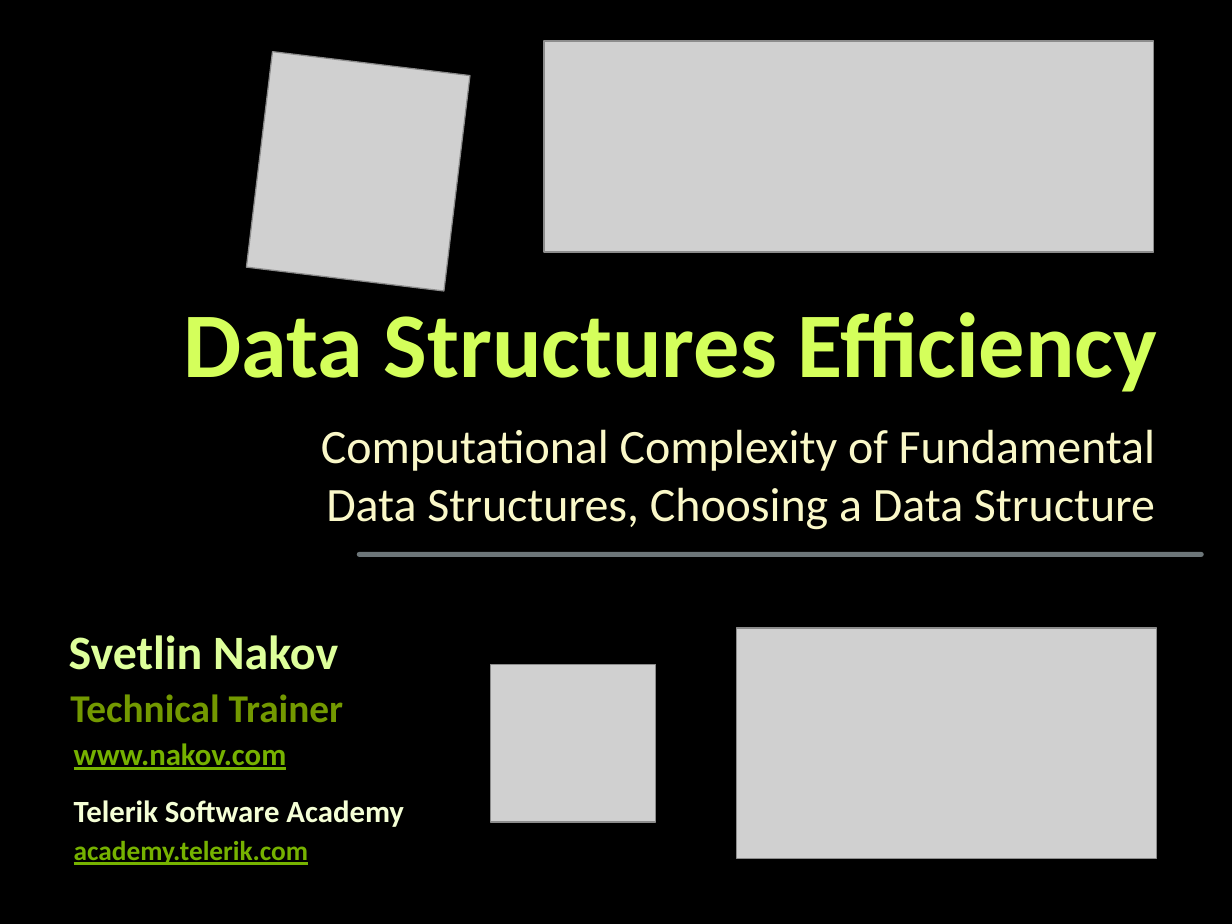
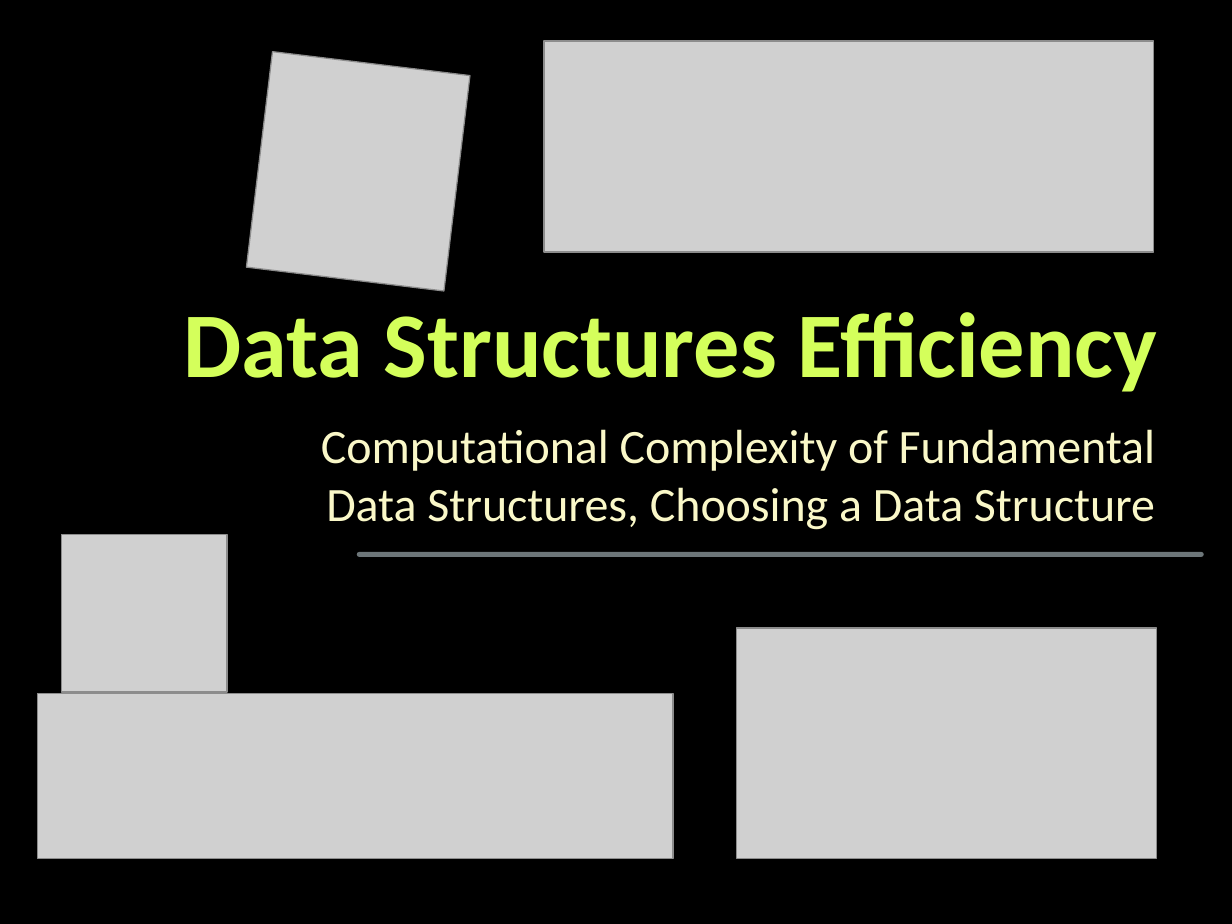
Before and after one commit to martin-nikolov/Telerik-Academy, a slide deck: slide 1 of Programming with C#/5. C# Data Structures and Algorithms/06. Data Structures Efficiency/Data-Structures-Efficiency.pptx. Drawn at 1232x924 pixels with LibreOffice and Linux fonts; fonts in the diff are those of the drawing; grey boxes stand for pictures; background and template pictures are left out. Boxes give left, top, right and bottom in pixels: in the first picture for what was removed or moved away, otherwise in the second. Text is boxed around its words. In the diff, an @@ line names an element or a change of style, - is before the commit and + after.

```diff
--- a/Programming with C#/5. C# Data Structures and Algorithms/06. Data Structures Efficiency/Data-Structures-Efficiency.pptx
+++ b/Programming with C#/5. C# Data Structures and Algorithms/06. Data Structures Efficiency/Data-Structures-Efficiency.pptx
@@ picture: place and size @@
-picture at box(490, 664, 655, 822)
+picture at box(62, 535, 227, 692)
@@ text removed at box(69, 635, 338, 670) @@
-Svetlin Nakov
@@ picture added at box(37, 694, 673, 859) @@
@@ text removed at box(70, 694, 344, 722) @@
-Technical Trainer
@@ text removed at box(74, 743, 287, 770) @@
-www.nakov.com
@@ text removed at box(74, 800, 404, 827) @@
-Telerik Software Academy
@@ text removed at box(74, 841, 308, 865) @@
-academy.telerik.com
```
Also in this commit, not shown: 5 other files.
